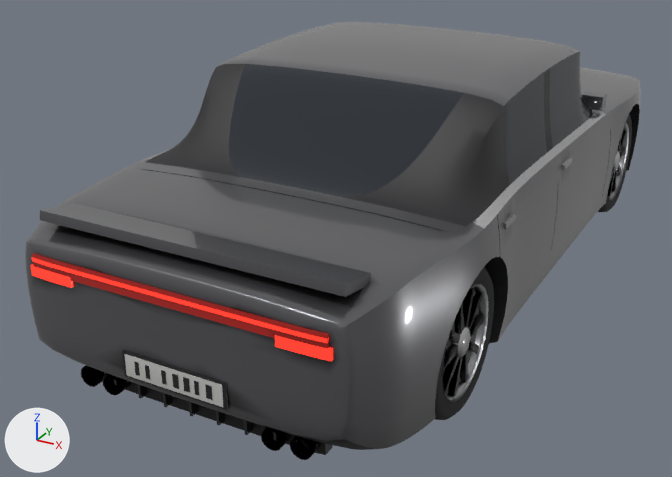
An edit to the glTF model assets/vehicles/meridian.glb, drawn before and after from the same camera.
Both versions are drawn from a 50 mm camera at (2.18, -5.02, 2.54) aimed at (-0.34, -0.44, 0.24). Lighting does not change. The marker at lower left points along +X, +Y and +Z. The picture after the commit comes second. Where no turn or scale is listed for an object, it has been applied to the vertices. Vertices at exactly the same position are counted once.

Names of what the first picture shows: 'Body', 'Details', 'Wheel_FR', 'Wheel_RR' and 4 more.
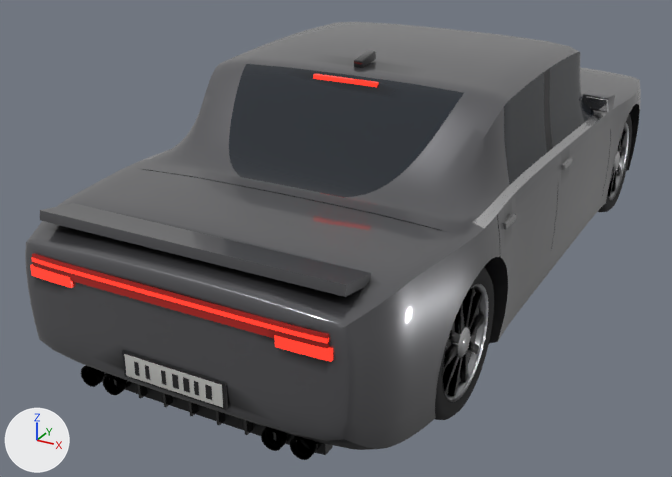
What the commit changed:
me_body is used by ob_body; location (0.0, 0.0, 0.0).
me_body had 5396 vertices, 10788 faces and spanned x -0.97..0.97, y -2.45..2.45, z 0.13..1.44.
me_body now has 5716 vertices, 11428 faces and spans x -0.97..0.97, y -2.45..2.45, z 0.13..1.44.
me_body part 1: 84 vertices moved from x -0.78..0.78, y -2.45..-2.44, z 0.37..0.92 to x -0.79..0.79, y -2.45..-2.44, z 0.37..0.92; 81 vertices removed from x -0.74..0.74, y -2.45..-2.44, z 0.37..0.92; 241 vertices added at x -0.76..0.76, y -2.45..-2.44, z 0.36..0.92.
me_body part 2: 745 kept faces spanning x -0.97..0.97, y -2.45..2.45, z 0.13..1.43 get new vertex colours.
me_body part 3: 400 faces spanning x -0.89..0.89, y -1.51..0.97, z 0.89..1.39 switch from mat_trim to mat_paint.
Other edits to the shape of me_body do not show in these pictures.
me_body gains material mat_gloss.
me_details is used by ob_details; location (0.0, 0.0, 0.0).
me_details had 1124 vertices, 2032 faces and spanned x -0.96..0.96, y -2.47..2.47, z 0.17..1.03.
me_details now has 1084 vertices, 1972 faces and spans x -0.96..0.96, y -2.47..2.47, z 0.17..1.4.
me_details part 4: a new loose piece, a box spanning x -0.18..0.18, y -0.975..-0.955, z 1.374..1.396, in mat_taillight.
me_details part 5: 6 loose pieces with 48 vertices, spanning x -0.9..0.9, y 0.77..0.88, z 0.92..1.0, are deleted.
Other edits to the shape of me_details do not show in these pictures.
Mesh me_rounded is new.
It has 662 vertices, 1296 faces and spans x -0.96..0.95, y -0.83..0.89, z 0.91..1.48.
Faces by material slot: [376, 376, 356, 188].
It uses material mat_paint.
It uses material mat_trim.
It uses material mat_chrome.
It uses material mat_gloss.
Object 'Rounded' (ob_rounded) is new; it shows me_rounded.
Its location is (0.0, 0.0, 0.0).

Changed parts and their boxes (x1, y1, x2, y2) in the pictures (672 x 477 px; the box of a moved part takes in the faces that stretch with it):
'Rounded', added: after (354, 50, 615, 112)
    faces in mat_paint: (583, 91, 615, 112)
    faces in mat_gloss: (354, 50, 376, 68)
    faces in mat_chrome: (585, 96, 608, 111)
part 1 of me_body, moved or reshaped: (26, 243, 348, 439) in both
part 2 of me_body, edited (looks the same): (29, 49, 639, 441) in both
part 3 of me_body, recoloured (lighter): (146, 64, 510, 226) in both
part 4 of me_details, added: after (313, 74, 378, 87)
part 5 of me_details, deleted: before (582, 91, 607, 111)
